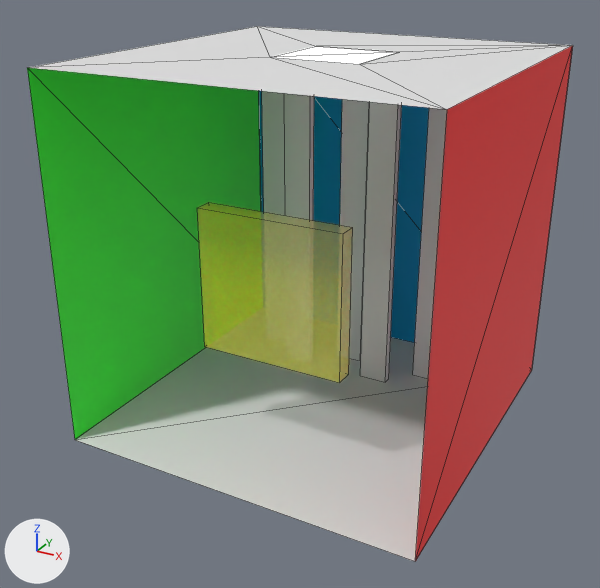
An edit to the OBJ model res/transparent.obj, drawn before and after from the same camera.
The view is the same before and after, from a 50 mm lens placed at (9.75, -15.39, 10.67), pointed at (1.44, -0.27, 3.11). Every picture has the same lights, and +X, +Y and +Z are marked at lower left. Mesh edges are drawn as thin lines. Where no turn or scale is listed for an object, it has been applied to the vertices.

Before the edit, the objects in view are built like this:
```python
me_cube_001_cube_009 = bpy.data.meshes.new('Cube.001_Cube.009')
me_cube_001_cube_009.from_pydata(...)  # a box spanning x -0.15..3.23, y -1.83..-1.41, z 2.08..5.34
me_cube_001_cube_009.materials.append(mat_material_001)  # yellow #ffff00
# before: 0 (-0.15, -1.83, 2.08) at pixel (204, 346), 1 (-0.15, -1.83, 5.34) at pixel (197, 207), 2 (-0.15, -1.41, 2.08), 3 (-0.15, -1.41, 5.34) at pixel (208, 202), 4 (3.23, -1.83, 2.08) at pixel (339, 382)
# before: 5 (3.23, -1.83, 5.34) at pixel (343, 233), 6 (3.23, -1.41, 2.08) at pixel (348, 374), 7 (3.23, -1.41, 5.34) at pixel (352, 227)
me_cube_006_cube_008 = bpy.data.meshes.new('Cube.006_Cube.008')
me_cube_006_cube_008.from_pydata(...)  # a box spanning x 3.12..3.83, y 2.77..2.98, z 0.0..7.41
me_cube_006_cube_008.materials.append(mat_none)  # white #e7e7e7
me_plane_003 = bpy.data.meshes.new('Plane.003')
me_plane_003.from_pydata([(5.79, 4.5, 0.0), (-2.49, 4.5, 8.28), (-2.49, 4.5, 0.0), (5.79, 4.5, 8.28)], [], [(0, 1, 2), (0, 3, 1)])
me_plane_003.materials.append(mat_back_wall)  # cyan #00a4e7
ob_cube_001_cube_009 = bpy.data.objects.new('Cube.001_Cube.009', me_cube_001_cube_009)
ob_cube_001_cube_009.location = (0.0, 0.0, 0.0)
ob_cube_006_cube_008 = bpy.data.objects.new('Cube.006_Cube.008', me_cube_006_cube_008)
ob_cube_006_cube_008.location = (0.0, 0.0, 0.0)
ob_plane_003 = bpy.data.objects.new('Plane.003', me_plane_003)
ob_plane_003.location = (0.0, 0.0, 0.0)
# also in view: 'Plane.004' at (1.65, 0.36, 8.28); 'Plane.005_Plane.006' at (1.82, 0.61, 8.28); 'Cube.005_Cube.007' at (2.31, 2.16, 3.7); 'Plane' at (1.65, 0.36, 0.0); 'Plane.001' at (-2.49, 0.36, 4.14)
```
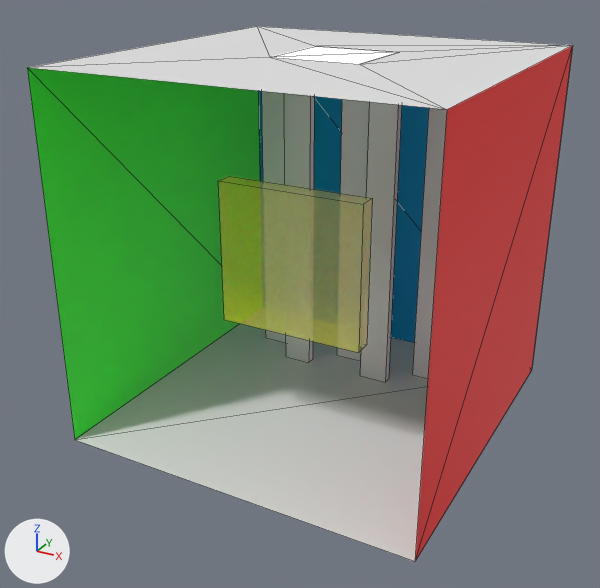
Where the change shows, as pixel boxes (x1, y1, x2, y2) in the pictures (600 x 588 px):
'Cube.001_Cube.009', reshaped: before (197, 202, 353, 383); after (219, 176, 372, 353)

Patch to the scene script:
```diff
--- a/res/transparent.obj.py
+++ b/res/transparent.obj.py
@@ me_cube_001_cube_009 @@
 me_cube_001_cube_009.from_pydata(...)  # 8 vertices, 6 faces; spans x -0.15..3.23, y -1.83..-1.41, z 2.08..5.34
 # used by ob_cube_001_cube_009; location = (0.0, 0.0, 0.0)
 # verts and faces of me_cube_001_cube_009; kept vertices keep their numbers, new ones are numbered from 8
+# me_cube_001_cube_009 part 1
+delete_vertices([*range(0, 8)])  # with the faces that use them
+verts[8] = (-0.04, -1.18, 2.51)  # pixel (224, 319)
+verts[9] = (-0.04, -1.18, 5.77)  # pixel (218, 180)
+verts[10] = (-0.04, -0.76, 5.77)  # pixel (229, 176)
+verts[11] = (-0.04, -0.76, 2.51)
+for new, old in zip([*range(12, 16)], [*range(8, 12)]): verts[new] = verts[old] + (3.38, 0.0, 0.0)
+faces += [(8, 9, 10, 11), (10, 14, 15, 11), (12, 15, 14, 13), (8, 12, 13, 9), (8, 11, 15, 12), (9, 13, 14, 10)]
 me_cube_001_cube_009.materials.append(mat_material_001)
```
